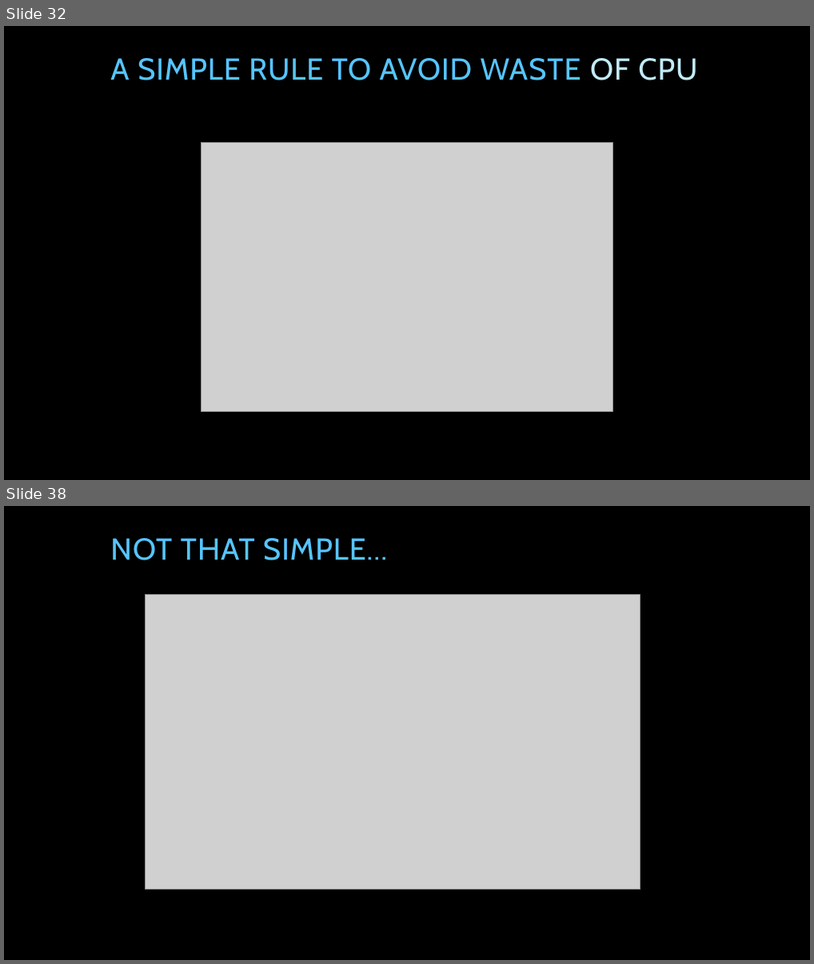
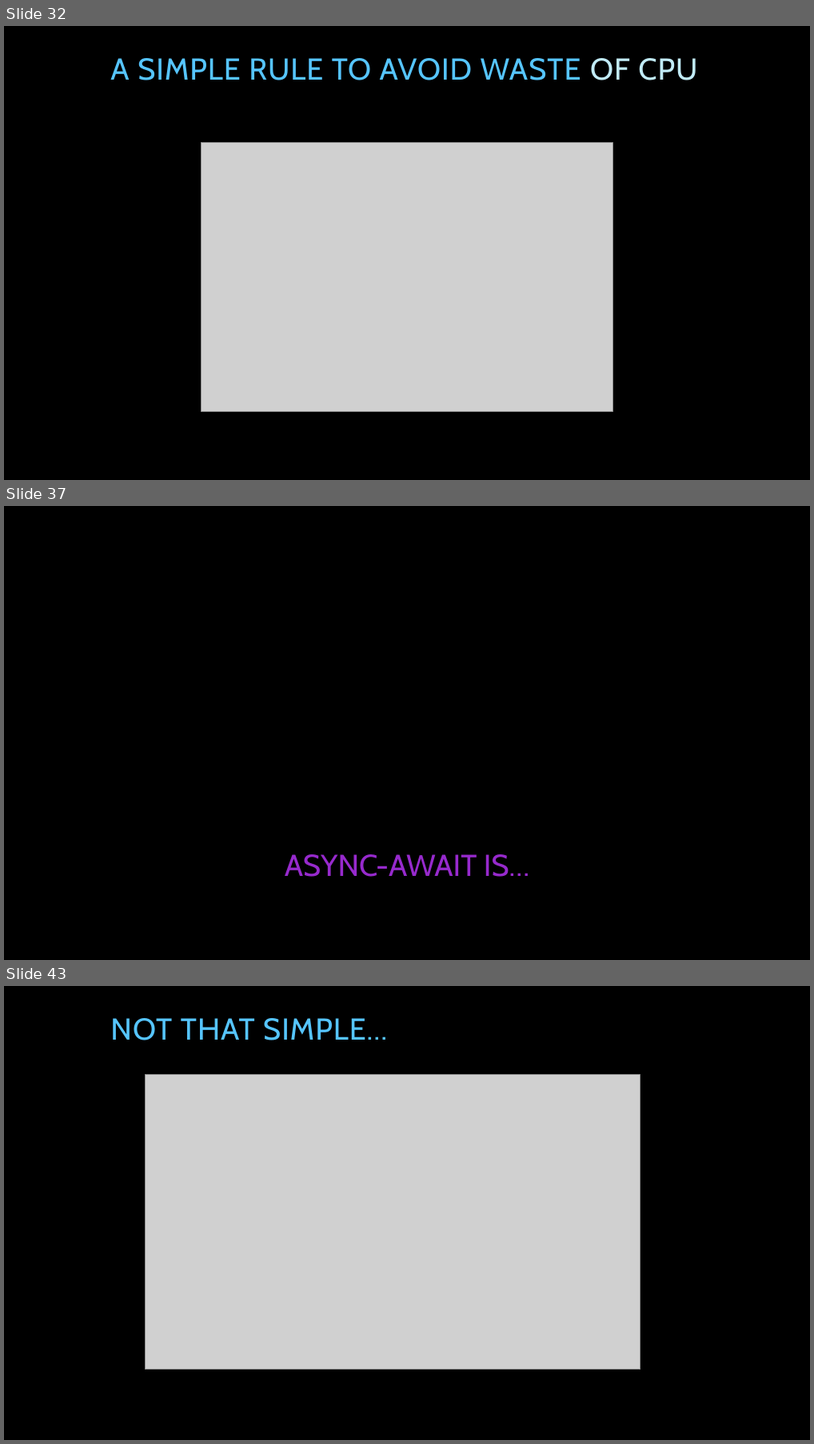
Before and after one commit to tpierrain/talk-AsyncAwait, a slide deck: AsyncAwait...ohWait.pptx. Shown one above the other, each under a label of ours: slides 32 and 38 before the commit, slides 32, 37 and 43 after it; the slides between them are not shown. The pictures are 814x964 and 814x1444 pixels, drawn with LibreOffice and Linux fonts; fonts in the diff are those of the drawing; grey boxes stand for pictures; background and template pictures are left out. Boxes give left, top, right and bottom in pixels: in the first picture for what was removed or moved away, otherwise in the second. Text is boxed around its words. In the diff, an @@ line names an element or a change of style, - is before the commit and + after.

```diff
--- a/AsyncAwait...ohWait.pptx
+++ b/AsyncAwait...ohWait.pptx
@@ slide 37 added at [4, 506, 810, 960], background picture (left out) @@
@@ text added at [285, 854, 530, 876], 36 pt, text #972ACD @@
+ASYNC-AWAIT IS…
@@ what was slide 38 is now slide 43 @@
```
Also in this commit, not shown: 6 slides changed, 5 other slides added.
